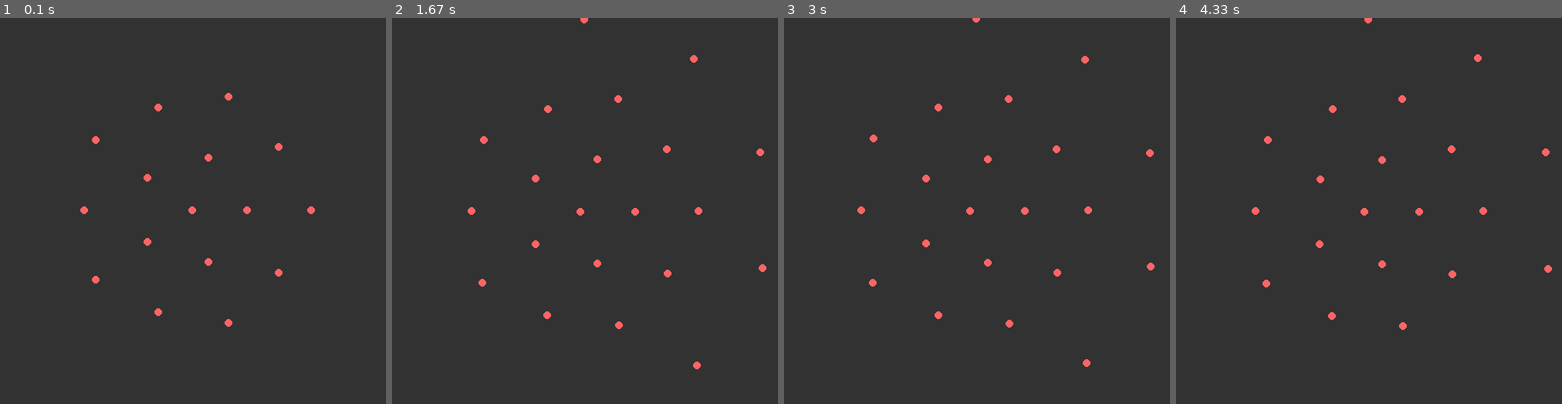
Above: before the commit, frames 1-4 (left to right).
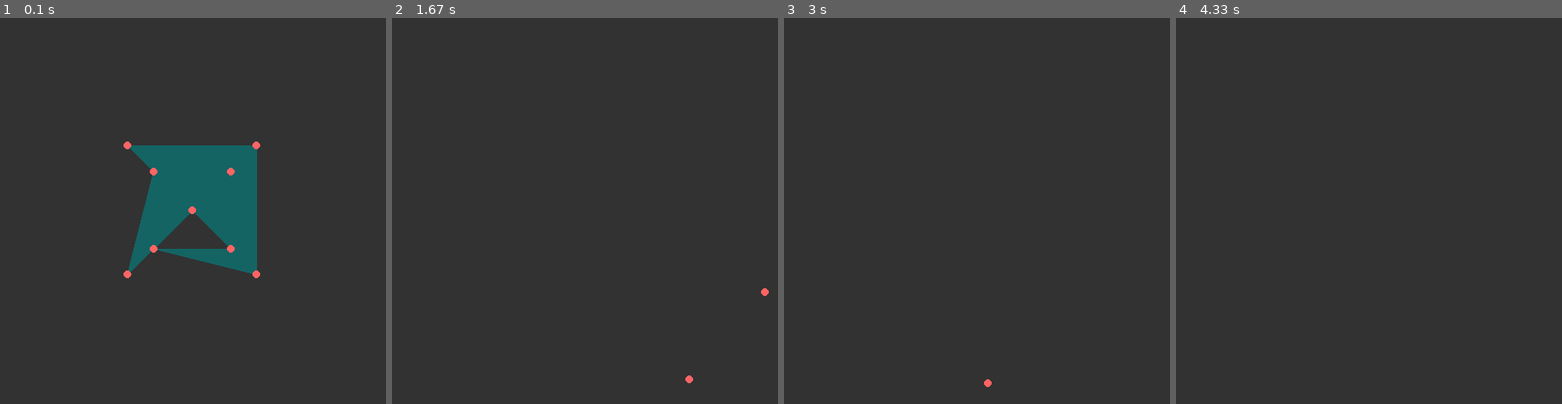
Above: after the commit, the same moments.

Repository: Cuchibambo/Main-Projects
Game: pygame game, started from python/3Dtimes2.py
Two runs of this game, one before a commit and one after it. Both use one fixed random seed, a clock stepped at 60 frames per second and the inputs below.
Inputs:
- Up to frame 1 (0.1 s): no input
- Up to frame 2 (1.67 s): tap Space at 0.33, 0.73, 1.03, 1.23, 1.57 s; hold Right 0.67-1.13 s; tap Shift at 0.82 s; hold Up 1.17-1.47 s; tap Z at 1.32 s; hold Right from 1.5 s (still down)
- Up to frame 3 (3 s): tap Space at 1.87, 2.97 s; release Right at 1.97 s; tap E at 2.57 s; hold Down from 2.9 s (still down)
- Up to frame 4 (4.33 s): release Down at 3.2 s; hold Left 3.23-3.63 s; tap Space at 3.3, 3.6, 3.73 s; tap Shift at 3.38 s; hold Up 3.67-4.03 s; tap Z at 3.82 s

The runs differ from the first frame. In frame 1, 8.5% of the frame differs, in the area x 20-82%, y 19-80%; in frame 2, 0.7%; in frame 3, 0.7%; in frame 4, 0.6%.

Commit message:
3D stuff

Diff:
--- a/python/3Dtimes2.py
+++ b/python/3Dtimes2.py
@@ -3,22 +3,22 @@
 import pygame
 
 class Point():
-    def __init__(self, pos:tuple, connectedVertexIndex:list):
+    def __init__(self, pos:tuple):
         self.pos = pos
-        self.connectedVertexIndex = connectedVertexIndex
 
 pygame.init()
 width,height = 500, 500
 Surface = pygame.display.set_mode((width,height))
 backgroundColor = (50, 50, 50)
 PointColor = (255, 100, 100)
+FaceColor = (20, 100, 100)
 pygame.draw.rect(Surface, backgroundColor, pygame.Rect(0, 0, width, height))
 pygame.display.flip()
 
 def PlacePointInFront():
     Points.append(Point((-Center[0],
                          -Center[1],
-                         -Center[2]),[]))
+                         -Center[2])))
 
 Center = (0,0,0)
 CameraDistance = 1
@@ -26,17 +26,20 @@
 vec2 = NormalizeVector((0,0,1))
 Points = []
 
-PointsVertexPos = GetVerteciesFromOBJ('Ball.obj')
+PointsVertexPos = GetVerteciesFromOBJ('3DModels\Cubeandcone.obj')
+Faces = GetFacesFromOBJ('3DModels\Cubeandcone.obj')
 
 for pos in PointsVertexPos:
-    Points.append(Point(pos,[]))
+    Points.append(Point(pos))
 
-HorizontalMoveSpeed, DepthMoveSpeed, VerticalMoveSpeed = 0.001, 0.001, 0.001
-X_RotationSpeed, Y_RotationSpeed, Z_RotationSpeed = 0.001, 0.001, 0.001
+FPS = 120
+HorizontalMoveSpeed, DepthMoveSpeed, VerticalMoveSpeed = 0.05, 0.05, 0.05
+X_RotationSpeed, Y_RotationSpeed, Z_RotationSpeed = 0.03, 0.03, 0.03
 MovementVector = (0, 0, 0)
 RotationVector = (0, 0, 0)
-isZpressed, isSpressed, isQpressed, isDpressed, isLEFTpressed, isRIGHTpressed, isUPpressed, isDOWNpressed = 0, 0, 0, 0, 0, 0, 0, 0
+isZpressed, isSpressed, isQpressed, isDpressed, isLEFTpressed, isRIGHTpressed, isUPpressed, isDOWNpressed, isSPACEpressed, isSHIFTpressed = 0, 0, 0, 0, 0, 0, 0, 0, 0, 0
 X_Rotation, Z_Rotation = 0, 0
+clock = pygame.time.Clock()
 
 running = True
 while running == True:
@@ -61,6 +64,10 @@
                 isUPpressed = 1
             if event.key == pygame.K_DOWN:
                 isDOWNpressed = 1
+            if event.key == pygame.K_SPACE:
+                isSPACEpressed = 1
+            if event.key == pygame.K_LSHIFT:
+                isSHIFTpressed = 1
 
             if event.key == pygame.K_e:
                 PlacePointInFront()
@@ -82,19 +89,24 @@
                 isUPpressed = 0
             if event.key == pygame.K_DOWN:
                 isDOWNpressed = 0
+            if event.key == pygame.K_SPACE:
+                isSPACEpressed = 0
+            if event.key == pygame.K_LSHIFT:
+                isSHIFTpressed = 0
 
-        elif event.type == pygame.MOUSEBUTTONDOWN:
-            if event.button == 1:
-                PlacePointInFront()
+        # elif event.type == pygame.MOUSEBUTTONDOWN:
+        #     if event.button == 1:
+        #         PlacePointInFront()
 
     # game loop
+    clock.tick(FPS)
     pygame.draw.rect(Surface, backgroundColor, pygame.Rect(0, 0, width, height)) # empty
 
     # Handle Movement Vector
     MovementVector = (
         isQpressed-isDpressed,
         isSpressed-isZpressed,
-        0
+        isSPACEpressed-isSHIFTpressed
     )
 
     # Handle Rotation Vector
@@ -149,17 +161,20 @@
 
             PointsPos[Points.index(point)] = PointPos2D # type: ignore
 
-            pygame.draw.circle(Surface, PointColor, PointPos2D, 5)
-
-    # Culling makes it weird
-    for i in range(len(Points)):
+    for face in Faces:
         try:
-            for vertex in Points[i].connectedVertexIndex:
-                if PointsPos[vertex] != None:
-                    pygame.draw.line(Surface,PointColor,PointsPos[i],PointsPos[vertex]) # type: ignore
-                else:
-                    pass
+            pygame.draw.polygon(Surface, FaceColor, (PointsPos[face[0]-1],
+                                                     PointsPos[face[1]-1],
+                                                     PointsPos[face[2]-1]))
         except:
             pass
 
+    for pos in PointsPos:
+        try:
+            pygame.draw.circle(Surface, PointColor, pos, 5)
+        except:
+            pass
+
+    # pygame.draw.rect(Surface, PointColor, (250,250,1,1))
+
     pygame.display.flip()
--- a/python/pythonOBJparser.py
+++ b/python/pythonOBJparser.py
@@ -8,5 +8,15 @@
             line = line.split(' ')
             pos = (float(line[0]),float(line[1]),float(line[2]))
             Vertecies.append(pos)
+    return Vertecies
 
-    return Vertecies
+def GetFacesFromOBJ(FileName:str) -> list:
+    file = open(FileName) # Open File
+    Faces = []
+    for line in file: # Check every line in file
+        if line[0] == 'f' and line[1] == ' ': # only keeps face data
+            line = line[2:] # removes the 'f '
+            line = line.strip('\n')
+            line = line.split(' ')
+            Faces.append((int(line[0].split('/')[0]),int(line[1].split('/')[0]),int(line[2].split('/')[0])))
+    return Faces
Renamed: Ball.obj -> 3DModels/Ball.obj
Not shown, added: 3DModels/Cubeandcone.obj
Not shown, added: 3DModels/Suzanne.obj
